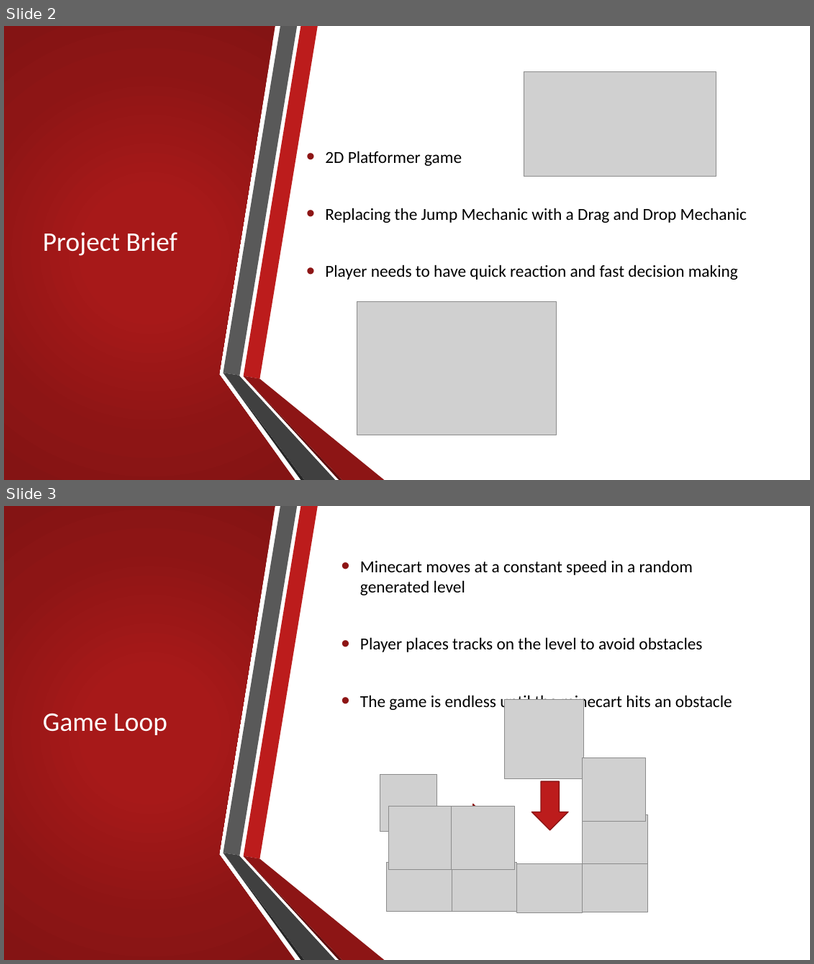
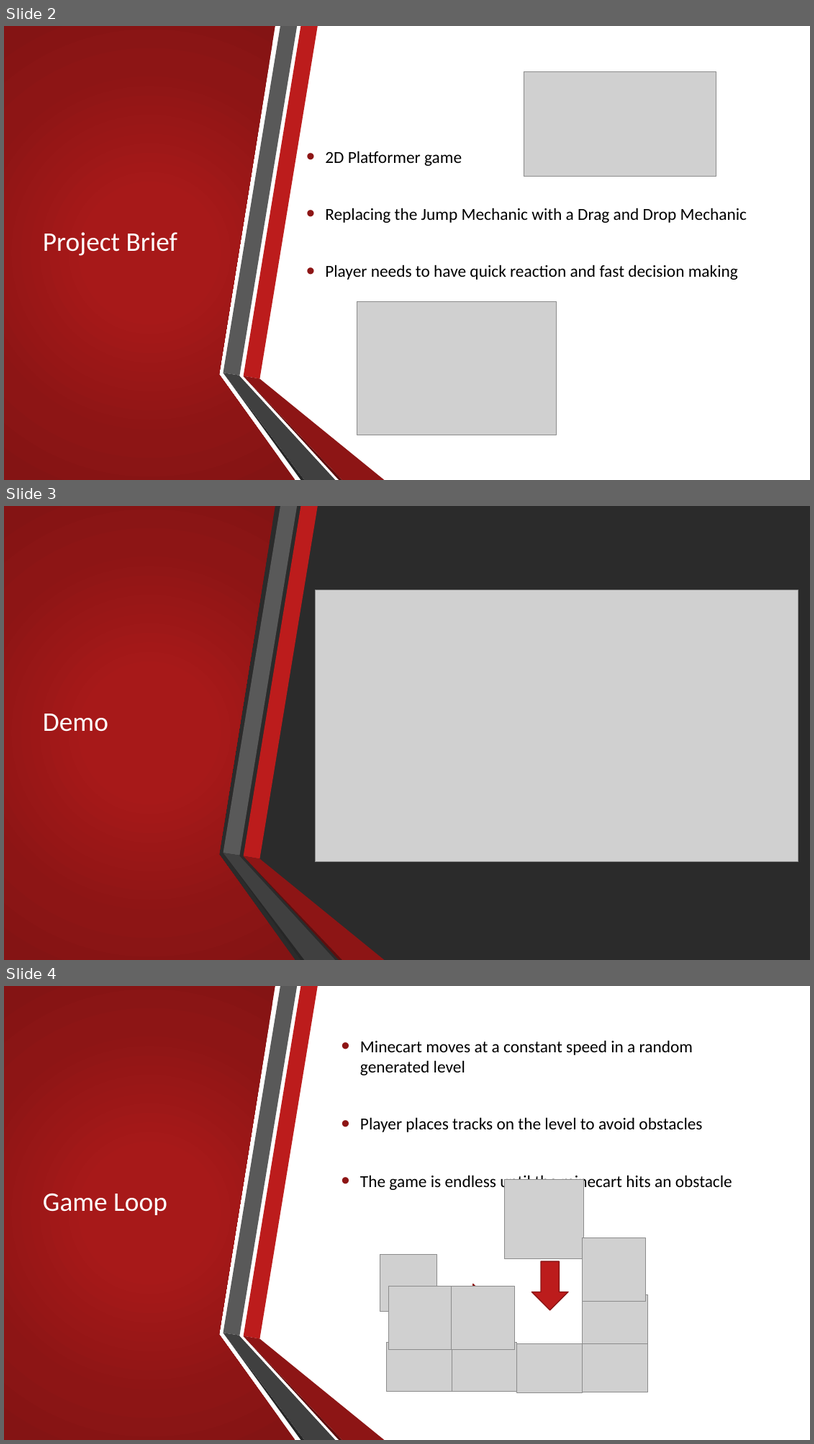
Before and after one commit to UoSGroupProjects1819/mgp-team-3, a slide deck: Research/Pitch Draft 4.pptx. Shown one above the other, each under a label of ours: slides 2 and 3 before the commit, slides 2, 3 and 4 after it. The pictures are 814x964 and 814x1444 pixels, drawn with LibreOffice and Linux fonts; fonts in the diff are those of the drawing; grey boxes stand for pictures; background and template pictures are left out; a plain dark background stands for a picture behind light text. Boxes give left, top, right and bottom in pixels: in the first picture for what was removed or moved away, otherwise in the second. Text is boxed around its words. In the diff, an @@ line names an element or a change of style, - is before the commit and + after.

Commit message:
add demo video slide to presentation

```diff
--- a/Research/Pitch Draft 4.pptx
+++ b/Research/Pitch Draft 4.pptx
@@ slide 3 added at (4, 506, 810, 960), background picture (left out); not listed: 6 template elements that a slide beside it also shows @@
@@ rectangle added at (4, 506, 810, 960), fill #FFFFFF @@
@@ freeform shape added at (4, 506, 296, 960), fill gradient #A71919 to #8D1515 to #841414 @@
@@ picture added at (315, 590, 798, 862) @@
@@ title added at (43, 713, 108, 731), 32 pt, text #FFFFFF @@
+Demo
@@ group added at (224, 506, 384, 960): 6 freeform shapes @@
@@ what was slide 3 is now slide 4 @@
```
